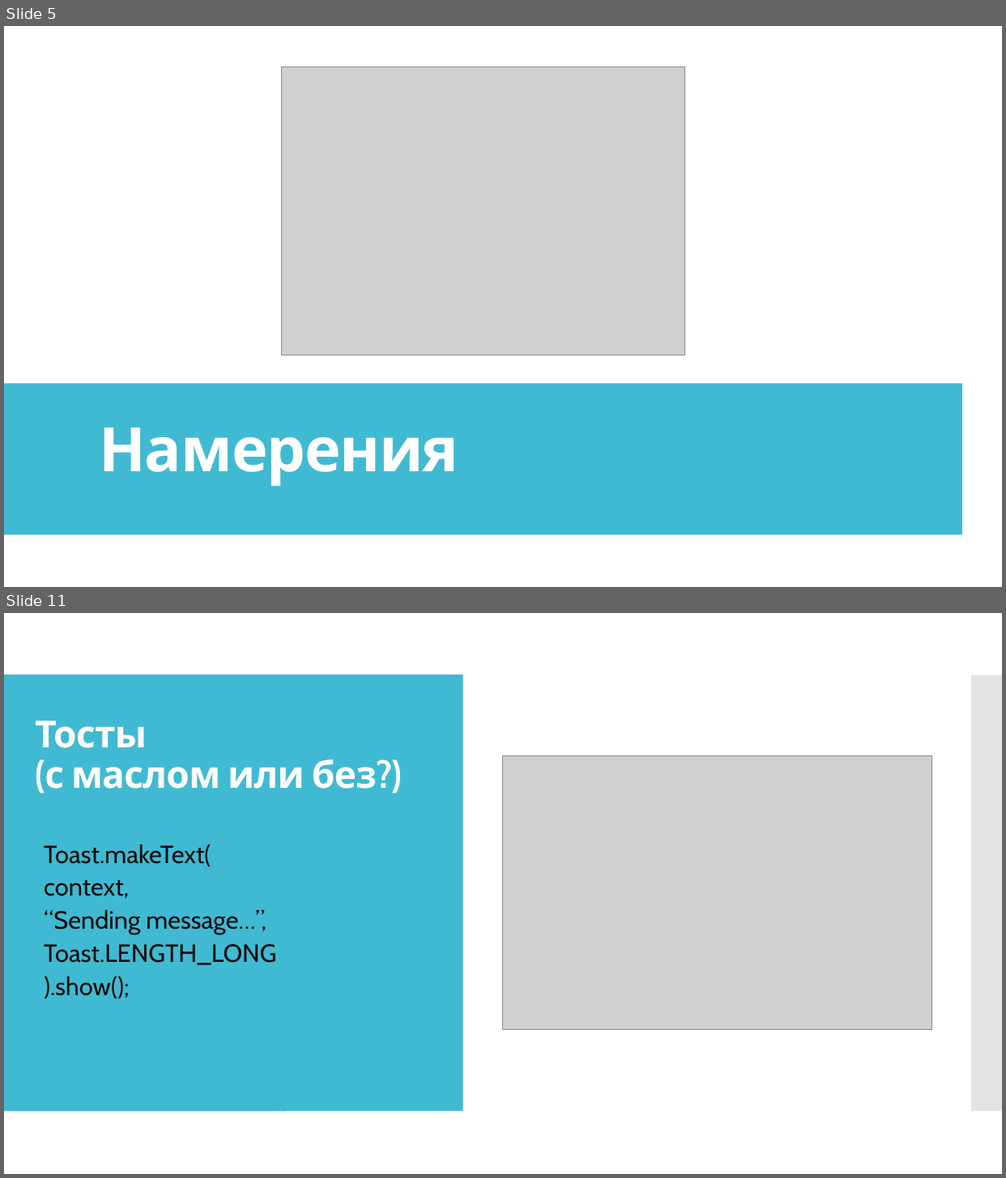
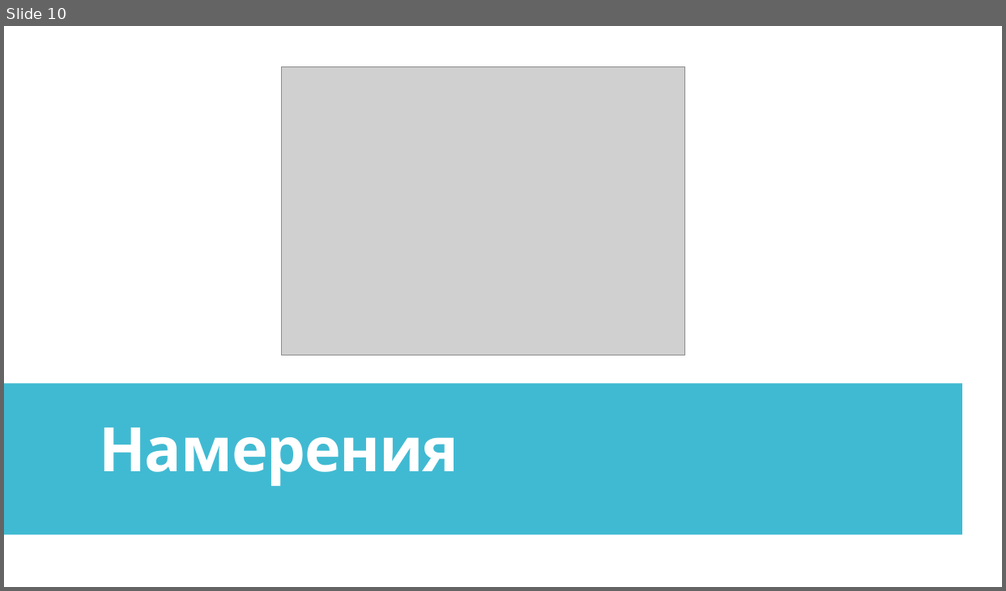
Before and after one commit to IriEfremova/LessonsCube, a slide deck: Android/Lesson15/ContextIntent.pptx. Shown one above the other, each under a label of ours: slides 5 and 11 before the commit, slide 10 after it; the slides between them are not shown. The pictures are 1006x1178 and 1006x591 pixels, drawn with LibreOffice and Linux fonts; fonts in the diff are those of the drawing; grey boxes stand for pictures. Boxes give left, top, right and bottom in pixels: in the first picture for what was removed or moved away, otherwise in the second. Text is boxed around its words. In the diff, an @@ line names an element or a change of style, - is before the commit and + after.

```diff
--- a/Android/Lesson15/ContextIntent.pptx
+++ b/Android/Lesson15/ContextIntent.pptx
@@ slide 11 removed at (4,613,1002,1174), background #FFFFFF; not listed: 2 template elements that a slide beside it also shows @@
@@ rectangle removed at (4,675,463,1111) @@
@@ title removed at (35,721,377,789) @@
-Тосты
-(с маслом или без?)
@@ picture removed at (503,756,931,1031) @@
@@ text removed at (44,845,276,999) @@
-• Toast.makeText(
-• context,
-• “Sending message…”,
-• Toast.LENGTH_LONG
-• ).show();
@@ what was slide 5 is now slide 10 @@
```
Also in this commit, not shown: 6 slides changed, 10 slides added, 4 other slides removed.
